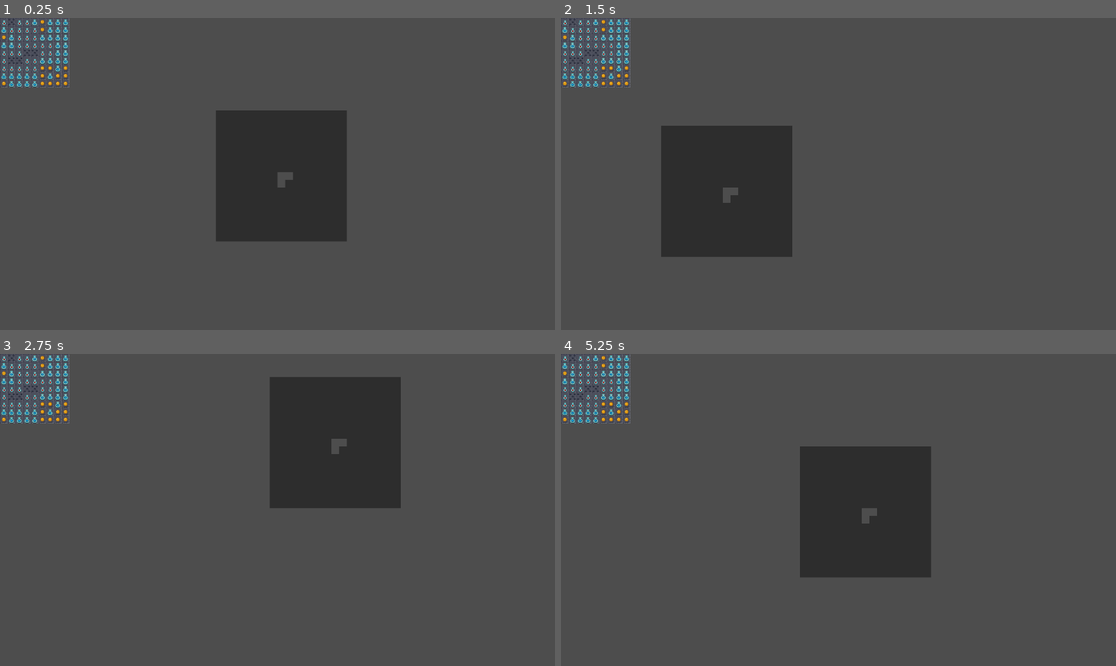
Above: before the commit, frames 1-4 (two rows, left to right).
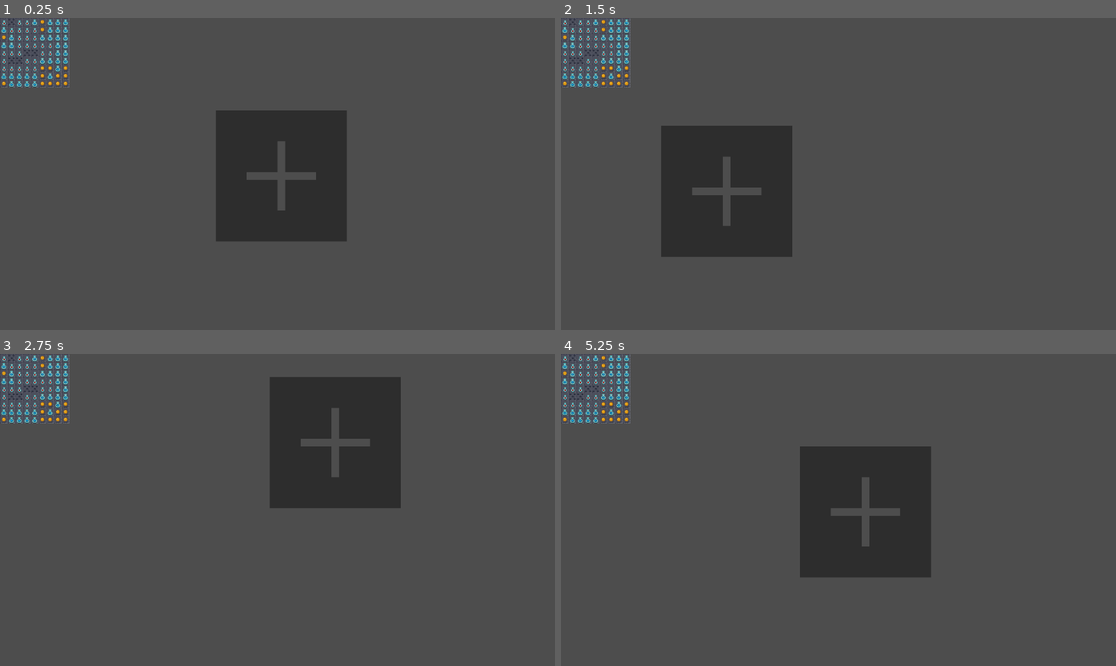
Above: after the commit, the same moments.

Repository: Fishybearr/Global26
Game: Godot game, scene res://mousescene.tscn
Same seed, same stepped clock (60 frames per second), same inputs: the game is played once before the commit and once after it. This scene is started directly instead of the project's main scene.
Inputs (mouse positions are in pixels of both pictures, inside the frame that each line leads up to):
- Up to frame 1 (0.25 s): no input
- Up to frame 2 (1.5 s): tap Enter at 0.5 s; move the mouse to (960, 158) at 0.52 s; hold D (x_right) 0.53-1.28 s; click (960, 158) at 0.6 s; tap Space (hit_attack) at 1.25, 1.35 s; move the mouse to (727, 189) at 1.27 s; hold S (y_down) from 1.28 s (still down)
- Up to frame 3 (2.75 s): click (166, 525) at 1.55 s; tap Enter at 2 s; move the mouse to (333, 441) at 2.02 s; release S (y_down) at 2.03 s; hold D (x_right) from 2.03 s (still down); click (333, 441) at 2.1 s
- Up to frame 4 (5.25 s): tap Space (hit_attack) at 2.75, 3.6, 4.25 s; move the mouse to (810, 572) at 2.77 s; release D (x_right) at 2.78 s; hold W (y_up) 2.78-3.53 s; click (810, 572) at 2.85 s; tap Enter at 3.5 s; move the mouse to (1005, 556) at 3.52 s; hold A (x_left) 3.53-5.03 s; click (1005, 556) at 3.8 s; move the mouse to (672, 463) at 4.27 s; click (672, 463) at 4.35 s; move the mouse to (866, 510) at 5.02 s; hold S (y_down) from 5.03 s (still down); click (866, 510) at 5.1 s

The runs differ from the first frame. In frame 1, 0.5% of the frame differs, in the area x 44-57%, y 39-62%; in frame 2, 0.5%, in the area x 23-37%, y 44-67%; in frame 3, 0.5%; in frame 4, 0.5%.

Commit message:
PushingMaskAssets

Diff:
--- a/MaskGrid.gd
+++ b/MaskGrid.gd
@@ -4,7 +4,9 @@
 # use tile data runtime update (coords vector2i)
 # tile data runtime update
 @export var background_tile_map : TileMapLayer
-@export var maskSprite : Sprite2D
+@export var SpriteResource : Mask
+@export var MaskSprite : Sprite2D
+
 
 var tiles := [
 	Vector3i(0,6,2),
@@ -18,8 +20,6 @@
 
 # Called when the node enters the scene tree for the first time.
 func _ready() -> void:
-	var mouseposition = local_to_map(get_local_mouse_position())
-	maskSprite.position = mouseposition*16
 
 	var rng := RandomNumberGenerator.new()
 	rng.randomize()
@@ -33,13 +33,16 @@
 			var outInt : int = round(out)
 			background_tile_map.set_cell(Vector2(x, y), 4, Vector2i.ZERO)
 			set_cell(Vector2(x, y), tiles[outInt].x, Vector2i(tiles[outInt].y, tiles[outInt].z))
-	#var testcell = background_tile_map.get_cell_tile_data(Vector2(1,2))
-	#testcell.set_custom_data("modulate",Color.AQUAMARINE)
-	pass # Replace with function body.
+
+	MaskSprite.texture = SpriteResource.sprite
+	var mouseposition = local_to_map(get_local_mouse_position())
+	MaskSprite.position = mouseposition*16
 
 
 # Called every frame. 'delta' is the elapsed time since the previous frame.
 func _process(delta: float) -> void:
 	var mouseposition = local_to_map(get_local_mouse_position())
-	maskSprite.position = mouseposition*16
-	pass
+	MaskSprite.position = mouseposition*16
+	if Input.is_action_just_pressed("Place"):
+		for value in len(SpriteResource.offsets):
+			print(value)
--- /dev/null
+++ b/Masks/L2.tres
@@ -0,0 +1,9 @@
+[gd_resource type="Resource" script_class="Mask" format=3 uid="uid://cqrxurrwplum5"]
+
+[ext_resource type="Script" uid="uid://13ihajno4yyt" path="res://Masks/Maskst.gd" id="1_8vmpr"]
+[ext_resource type="Texture2D" uid="uid://b4qgraunljait" path="res://Masks/MaskExports/L2.png" id="2_3tar2"]
+
+[resource]
+script = ExtResource("1_8vmpr")
+sprite = ExtResource("2_3tar2")
+offsets = Array[Vector2i]([Vector2i(1, 0), Vector2i(0, 1)])
--- /dev/null
+++ b/Masks/L3.tres
@@ -0,0 +1,9 @@
+[gd_resource type="Resource" script_class="Mask" format=3 uid="uid://ch5usuabxn16s"]
+
+[ext_resource type="Script" uid="uid://13ihajno4yyt" path="res://Masks/Maskst.gd" id="1_ywtto"]
+[ext_resource type="Texture2D" uid="uid://poxjxuusd2py" path="res://Masks/MaskExports/L3.png" id="2_1ywb3"]
+
+[resource]
+script = ExtResource("1_ywtto")
+sprite = ExtResource("2_1ywb3")
+offsets = Array[Vector2i]([Vector2i(1, 0), Vector2i(2, 0), Vector2i(0, 1), Vector2i(0, 2)])
--- /dev/null
+++ b/Masks/L5.tres
@@ -0,0 +1,9 @@
+[gd_resource type="Resource" script_class="Mask" format=3 uid="uid://c2es78najrf12"]
+
+[ext_resource type="Script" uid="uid://13ihajno4yyt" path="res://Masks/Maskst.gd" id="1_25v6a"]
+[ext_resource type="Texture2D" uid="uid://c225shdwre1i8" path="res://Masks/MaskExports/L5.png" id="2_6x6b8"]
+
+[resource]
+script = ExtResource("1_25v6a")
+sprite = ExtResource("2_6x6b8")
+offsets = Array[Vector2i]([Vector2i(1, 0), Vector2i(2, 0), Vector2i(3, 0), Vector2i(4, 0), Vector2i(0, 1), Vector2i(0, 2), Vector2i(0, 3), Vector2i(0, 4)])
--- /dev/null
+++ b/Masks/L7.tres
@@ -0,0 +1,9 @@
+[gd_resource type="Resource" script_class="Mask" format=3 uid="uid://ce822y8myofw8"]
+
+[ext_resource type="Script" uid="uid://13ihajno4yyt" path="res://Masks/Maskst.gd" id="1_1i125"]
+[ext_resource type="Texture2D" uid="uid://cvbggxrkgg828" path="res://Masks/MaskExports/L7.png" id="2_mr438"]
+
+[resource]
+script = ExtResource("1_1i125")
+sprite = ExtResource("2_mr438")
+offsets = Array[Vector2i]([Vector2i(1, 0), Vector2i(2, 0), Vector2i(3, 0), Vector2i(4, 0), Vector2i(5, 0), Vector2i(6, 0), Vector2i(0, 1), Vector2i(0, 2), Vector2i(0, 3), Vector2i(0, 4), Vector2i(0, 5), Vector2i(0, 6)])
--- /dev/null
+++ b/Masks/L9.tres
@@ -0,0 +1,9 @@
+[gd_resource type="Resource" script_class="Mask" format=3 uid="uid://rt6lbjm58sum"]
+
+[ext_resource type="Script" uid="uid://13ihajno4yyt" path="res://Masks/Maskst.gd" id="1_1i125"]
+[ext_resource type="Texture2D" uid="uid://dyfwr364df03w" path="res://Masks/MaskExports/L9.png" id="2_urhf7"]
+
+[resource]
+script = ExtResource("1_1i125")
+sprite = ExtResource("2_urhf7")
+offsets = Array[Vector2i]([Vector2i(1, 0), Vector2i(2, 0), Vector2i(3, 0), Vector2i(4, 0), Vector2i(5, 0), Vector2i(6, 0), Vector2i(7, 0), Vector2i(8, 0), Vector2i(0, 1), Vector2i(0, 2), Vector2i(0, 3), Vector2i(0, 4), Vector2i(0, 5), Vector2i(0, 6), Vector2i(0, 7), Vector2i(0, 8)])
--- /dev/null
+++ b/Masks/Line3.tres
@@ -0,0 +1,9 @@
+[gd_resource type="Resource" script_class="Mask" format=3 uid="uid://i1brr4mbta25"]
+
+[ext_resource type="Script" uid="uid://13ihajno4yyt" path="res://Masks/Maskst.gd" id="1_7fwvx"]
+[ext_resource type="Texture2D" uid="uid://blujoft0uetde" path="res://Masks/MaskExports/Line3.png" id="2_43o7b"]
+
+[resource]
+script = ExtResource("1_7fwvx")
+sprite = ExtResource("2_43o7b")
+offsets = Array[Vector2i]([Vector2i(0, 1), Vector2i(0, -1)])
--- /dev/null
+++ b/Masks/Line5.tres
@@ -0,0 +1,9 @@
+[gd_resource type="Resource" script_class="Mask" format=3 uid="uid://cyh5bdf1b80ql"]
+
+[ext_resource type="Script" uid="uid://13ihajno4yyt" path="res://Masks/Maskst.gd" id="1_eke3v"]
+[ext_resource type="Texture2D" uid="uid://bvxr44x732pjd" path="res://Masks/MaskExports/Line5.png" id="2_qf5pq"]
+
+[resource]
+script = ExtResource("1_eke3v")
+sprite = ExtResource("2_qf5pq")
+offsets = Array[Vector2i]([Vector2i(0, 2), Vector2i(0, 1), Vector2i(0, -1), Vector2i(0, -2)])
--- /dev/null
+++ b/Masks/Line7.tres
@@ -0,0 +1,9 @@
+[gd_resource type="Resource" script_class="Mask" format=3 uid="uid://b1inphrpbv1te"]
+
+[ext_resource type="Script" uid="uid://13ihajno4yyt" path="res://Masks/Maskst.gd" id="1_eke3v"]
+[ext_resource type="Texture2D" uid="uid://d80s4s47b68o" path="res://Masks/MaskExports/Line7.png" id="2_cs8yx"]
+
+[resource]
+script = ExtResource("1_eke3v")
+sprite = ExtResource("2_cs8yx")
+offsets = Array[Vector2i]([Vector2i(0, 3), Vector2i(0, 2), Vector2i(0, 1), Vector2i(0, -1), Vector2i(0, -2), Vector2i(0, -3)])
--- /dev/null
+++ b/Masks/Line9.tres
@@ -0,0 +1,9 @@
+[gd_resource type="Resource" script_class="Mask" format=3 uid="uid://byck1fr12qmly"]
+
+[ext_resource type="Script" uid="uid://13ihajno4yyt" path="res://Masks/Maskst.gd" id="1_wijmv"]
+[ext_resource type="Texture2D" uid="uid://cchcsjckmuywp" path="res://Masks/MaskExports/Line9.png" id="2_7cu1s"]
+
+[resource]
+script = ExtResource("1_wijmv")
+sprite = ExtResource("2_7cu1s")
+offsets = Array[Vector2i]([Vector2i(0, 4), Vector2i(0, 3), Vector2i(0, 2), Vector2i(0, 1), Vector2i(0, -1), Vector2i(0, -2), Vector2i(0, -3), Vector2i(0, -4)])
--- /dev/null
+++ b/Masks/Maskst.gd
@@ -0,0 +1,6 @@
+@tool
+class_name Mask
+extends Resource
+
+@export var sprite : Texture2D
+@export var offsets : Array[Vector2i]
--- /dev/null
+++ b/Masks/Plus3.tres
@@ -0,0 +1,9 @@
+[gd_resource type="Resource" script_class="Mask" format=3 uid="uid://bjt3gs8r7lt"]
+
+[ext_resource type="Script" uid="uid://13ihajno4yyt" path="res://Masks/Maskst.gd" id="1_blmyo"]
+[ext_resource type="Texture2D" uid="uid://cy00r7o1j67lh" path="res://Masks/MaskExports/Plus3.png" id="2_thegr"]
+
+[resource]
+script = ExtResource("1_blmyo")
+sprite = ExtResource("2_thegr")
+offsets = Array[Vector2i]([Vector2i(1, 0), Vector2i(-1, 0), Vector2i(0, 1), Vector2i(0, -1)])
--- /dev/null
+++ b/Masks/Plus5.tres
@@ -0,0 +1,9 @@
+[gd_resource type="Resource" script_class="Mask" format=3 uid="uid://dutmtrp60n6kk"]
+
+[ext_resource type="Script" uid="uid://13ihajno4yyt" path="res://Masks/Maskst.gd" id="1_blmyo"]
+[ext_resource type="Texture2D" uid="uid://5i5c4adqoj1a" path="res://Masks/MaskExports/Plus5.png" id="2_bnphj"]
+
+[resource]
+script = ExtResource("1_blmyo")
+sprite = ExtResource("2_bnphj")
+offsets = Array[Vector2i]([Vector2i(2, 0), Vector2i(1, 0), Vector2i(-1, 0), Vector2i(-2, 0), Vector2i(0, -2), Vector2i(0, -1), Vector2i(0, 1), Vector2i(0, 2)])
--- /dev/null
+++ b/Masks/Plus9.tres
@@ -0,0 +1,9 @@
+[gd_resource type="Resource" script_class="Mask" format=3 uid="uid://cj3tula21d8by"]
+
+[ext_resource type="Script" uid="uid://13ihajno4yyt" path="res://Masks/Maskst.gd" id="1_blmyo"]
+[ext_resource type="Texture2D" uid="uid://duuk6svkgavl5" path="res://Masks/MaskExports/Plus9.png" id="2_28gbr"]
+
+[resource]
+script = ExtResource("1_blmyo")
+sprite = ExtResource("2_28gbr")
+offsets = Array[Vector2i]([Vector2i(4, 0), Vector2i(3, 0), Vector2i(2, 0), Vector2i(1, 0), Vector2i(-1, 0), Vector2i(-2, 0), Vector2i(-3, 0), Vector2i(-4, 0), Vector2i(0, 4), Vector2i(0, 3), Vector2i(0, 2), Vector2i(0, 1), Vector2i(0, -1), Vector2i(0, -2), Vector2i(0, -3), Vector2i(0, -4)])
--- a/mousescene.tscn
+++ b/mousescene.tscn
@@ -2,7 +2,7 @@
 
 [ext_resource type="TileSet" uid="uid://dybrq7878vmi6" path="res://dungeon-tile-set.tres" id="2_3nsyv"]
 [ext_resource type="Script" uid="uid://dknfrnsrjvlyj" path="res://polygon_2d.gd" id="2_lk4fn"]
-[ext_resource type="Texture2D" uid="uid://b4qgraunljait" path="res://Mini_Dungeon_v1.0/Objects/SmallL.png" id="3_871il"]
+[ext_resource type="Resource" uid="uid://cj3tula21d8by" path="res://Masks/Plus9.tres" id="3_871il"]
 [ext_resource type="Script" uid="uid://dwrebswaaeaxu" path="res://MaskGrid.gd" id="9_0dge7"]
 
 [sub_resource type="FastNoiseLite" id="FastNoiseLite_gilrd"]
@@ -14,16 +14,16 @@
 z_index = -2
 tile_set = ExtResource("2_3nsyv")
 
-[node name="TileMapLayer" type="TileMapLayer" parent="." unique_id=1233633999 node_paths=PackedStringArray("background_tile_map", "maskSprite")]
+[node name="TileMapLayer" type="TileMapLayer" parent="." unique_id=1233633999 node_paths=PackedStringArray("background_tile_map", "MaskSprite")]
 tile_set = ExtResource("2_3nsyv")
 script = ExtResource("9_0dge7")
 noise = SubResource("FastNoiseLite_gilrd")
 background_tile_map = NodePath("../TileMapLayer2")
-maskSprite = NodePath("../Sprite2D")
+SpriteResource = ExtResource("3_871il")
+MaskSprite = NodePath("../Sprite2D")
 
 [node name="Sprite2D" type="Sprite2D" parent="." unique_id=1533721392]
 position = Vector2(-8, -8)
-texture = ExtResource("3_871il")
 offset = Vector2(8, 8)
 script = ExtResource("2_lk4fn")
 
--- a/polygon_2d.gd
+++ b/polygon_2d.gd
@@ -1,5 +1,4 @@
 extends Sprite2D
-
 
 # Called when the node enters the scene tree for the first time.
 func _ready() -> void:
--- a/project.godot
+++ b/project.godot
@@ -47,6 +47,12 @@
 , Object(InputEventJoypadButton,"resource_local_to_scene":false,"resource_name":"","device":-1,"button_index":2,"pressure":0.0,"pressed":true,"script":null)
 ]
 }
+Place={
+"deadzone": 0.2,
+"events": [Object(InputEventMouseButton,"resource_local_to_scene":false,"resource_name":"","device":-1,"window_id":0,"alt_pressed":false,"shift_pressed":false,"ctrl_pressed":false,"meta_pressed":false,"button_mask":0,"position":Vector2(0, 0),"global_position":Vector2(0, 0),"factor":1.0,"button_index":1,"canceled":false,"pressed":false,"double_click":false,"script":null)
+, Object(InputEventJoypadButton,"resource_local_to_scene":false,"resource_name":"","device":-1,"button_index":0,"pressure":0.0,"pressed":false,"script":null)
+]
+}
 
 [physics]
 
--- a/sprite_2d.gd
+++ /dev/null
@@ -1,13 +0,0 @@
-extends Sprite2D
-
-
-# Called when the node enters the scene tree for the first time.
-func _ready() -> void:
-	position = get_global_mouse_position()
-	pass # Replace with function body.
-
-
-# Called every frame. 'delta' is the elapsed time since the previous frame.
-func _process(delta: float) -> void:
-	position = get_global_mouse_position()
-	pass
Binary file added: Masks/MaskExports/Half.png
Not shown, added: Masks/MaskExports/Half.png.import
Renamed: Mini_Dungeon_v1.0/Objects/SmallL.png -> Masks/MaskExports/L2.png
Not shown, added: Masks/MaskExports/L2.png.import
Binary file added: Masks/MaskExports/L3.png
Not shown, changed: Masks/MaskExports/L3.png.import
Binary file added: Masks/MaskExports/L5.png
Not shown, added: Masks/MaskExports/L5.png.import
Binary file added: Masks/MaskExports/L7.png
Not shown, added: Masks/MaskExports/L7.png.import
Binary file added: Masks/MaskExports/L9.png
Not shown, added: Masks/MaskExports/L9.png.import
(and 18 more such lines)
